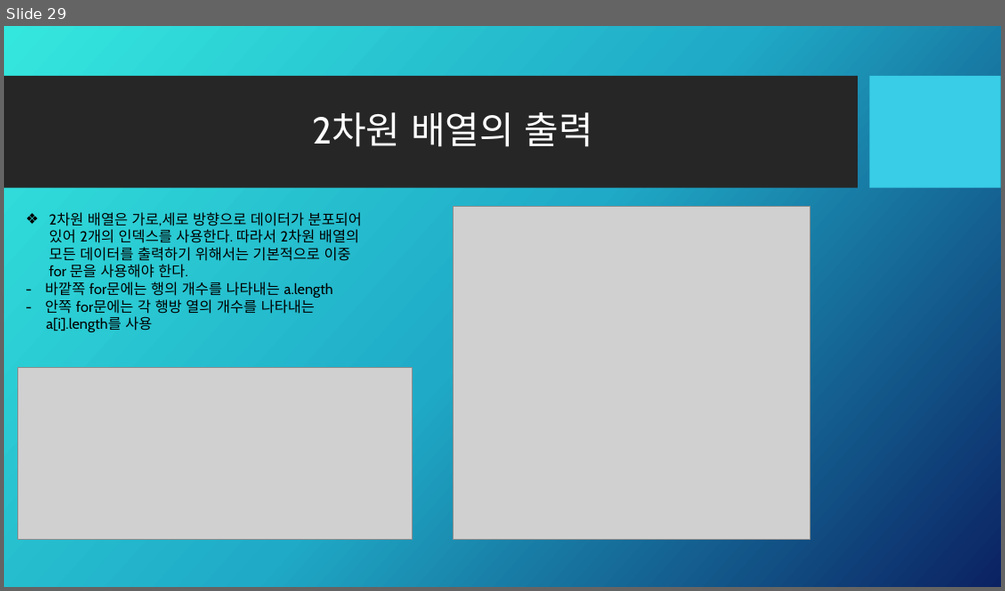
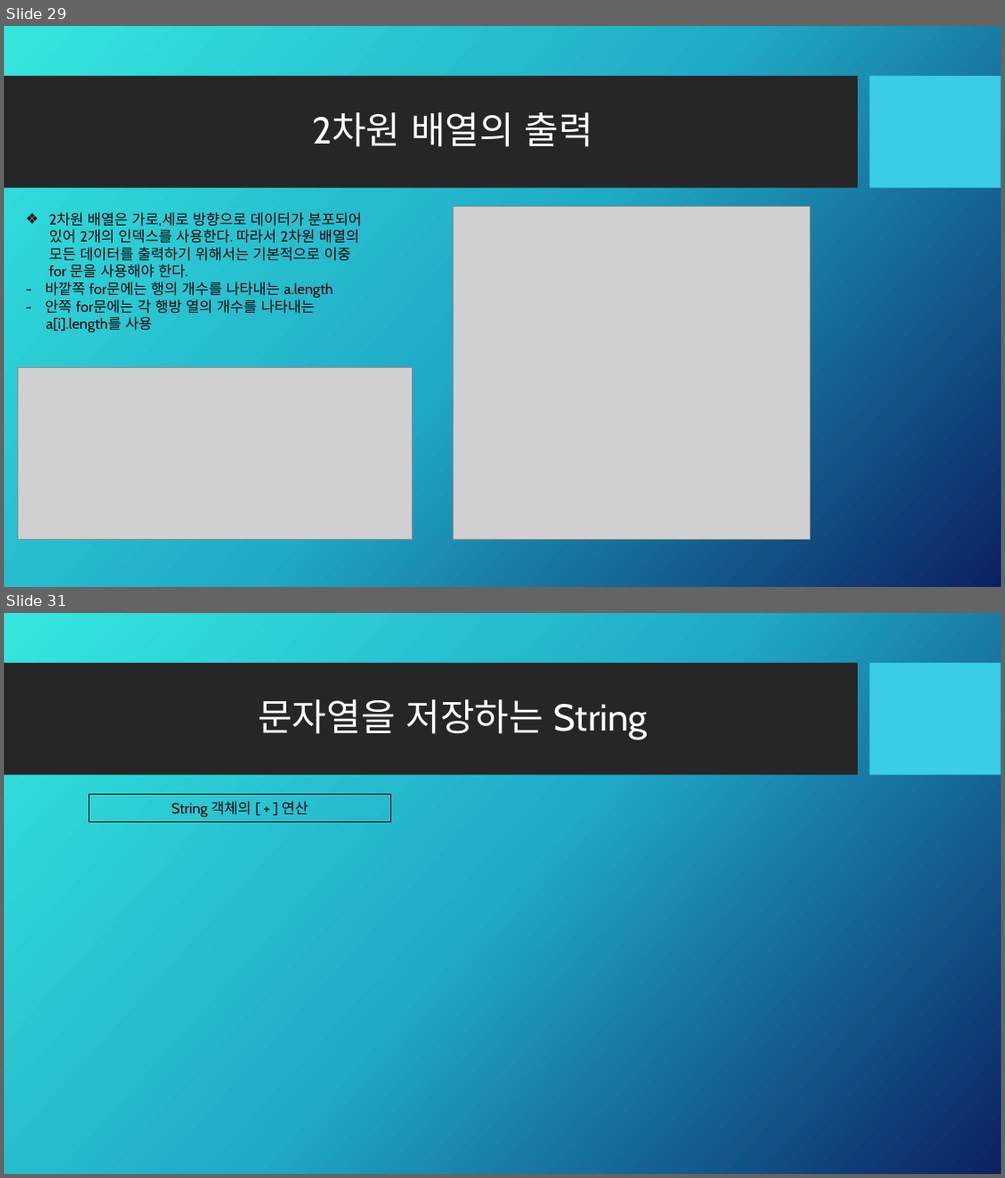
Before and after one commit to Kalex007s/java, a slide deck: study001/교육자료/Java.pptx. Shown one above the other, each under a label of ours: slide 29 before the commit, slides 29 and 31 after it; the slides between them are not shown. The pictures are 1005x591 and 1005x1178 pixels, drawn with LibreOffice and Linux fonts; fonts in the diff are those of the drawing; grey boxes stand for pictures; background and template pictures are left out. Boxes give left, top, right and bottom in pixels: in the first picture for what was removed or moved away, otherwise in the second. Text is boxed around its words. In the diff, an @@ line names an element or a change of style, - is before the commit and + after.

```diff
--- a/study001/교육자료/Java.pptx
+++ b/study001/교육자료/Java.pptx
@@ slide 31 added at bbox=[4, 613, 1001, 1174], background picture (left out); not listed: 2 template elements that a slide beside it also shows @@
@@ title added at bbox=[258, 699, 647, 739], 36 pt, text #FFFFFF @@
+문자열을 저장하는 String
@@ rectangle added at bbox=[89, 794, 391, 821], outline #000000 1 pt @@
@@ text added at bbox=[171, 801, 308, 817], 14 pt, text #000000 @@
+String 객체의 [ + ] 연산
```
Also in this commit, not shown: 1 slide changed.
